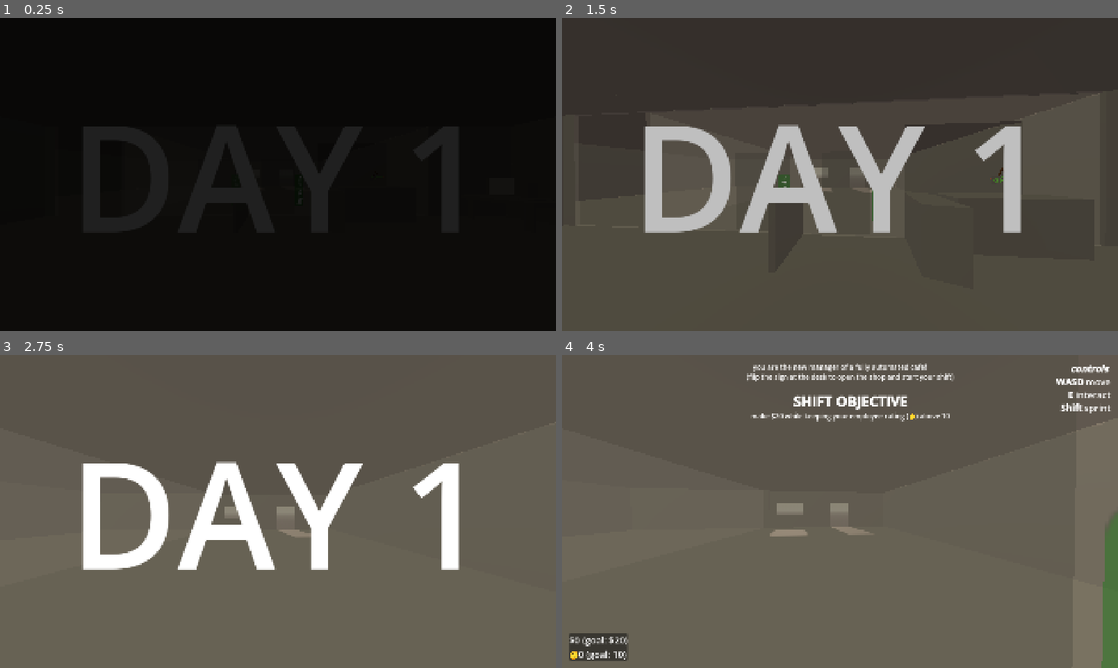
Above: before the commit, frames 1-4 (two rows, left to right).
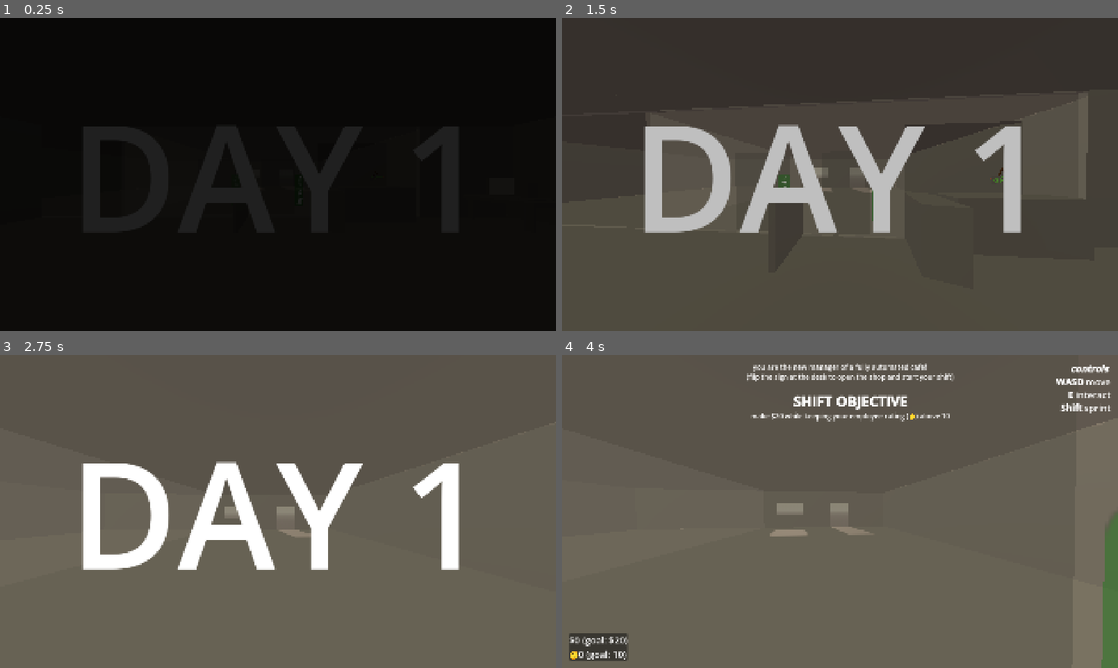
Above: after the commit, the same moments.

Repository: Sunday-Studio-Team/cafe
Game: Godot game, scene res://scene_switcher.tscn
Two runs of this game, one before a commit and one after it. Both use one fixed random seed, a clock stepped at 60 frames per second and the inputs below. The engine's default icon, where the game draws it, is replaced by a stand-in: a white triangle on a blue panel in a dark square.
Inputs (mouse positions are in pixels of both pictures, inside the frame that each line leads up to):
- Up to frame 1 (0.25 s): no input
- Up to frame 2 (1.5 s): move the mouse to (867, 174) at 0.52 s; hold E (interact) 0.53-1.28 s; hold W (move_forward) from 0.53 s (still down); move the mouse to (812, 174) at 1.27 s; tap E (interact) at 1.35 s
- Up to frame 3 (2.75 s): keep holding W (move_forward); move the mouse to (289, 505) at 2.02 s; hold Shift (sprint) from 2.03 s (still down); tap E (interact) at 2.3 s
- Up to frame 4 (4 s): keep holding W (move_forward); tap Enter at 2.75 s; move the mouse to (834, 517) at 2.77 s; release Shift (sprint) at 2.78 s; tap I at 2.85 s; tap E (interact) at 3.05 s; tap Space at 3.5 s; move the mouse to (878, 514) at 3.52 s; hold E (interact) from 3.53 s (still down)

The runs differ from the first frame. In frame 2, less than 0.1% of the frame differs, in the area x 0-97%, y 24-73%; in frame 3, less than 0.1%; in frame 4, less than 0.1%.

Commit message:
add 5th day
with 4th machine

Diff:
--- a/godot/autoloads/global.gd
+++ b/godot/autoloads/global.gd
@@ -61,7 +61,7 @@
 var bank_money := 0.0
 # this just defines the max day where we quit if we beat it
 # (instead of loading the next day)
-var final_day := 4
+var final_day := 5
 # rules (true = rule in effect) (these are toggled per-day in main.gd)
 var holding_ingredients_rule := false
 
--- a/godot/main.gd
+++ b/godot/main.gd
@@ -2,7 +2,9 @@
 
 @export var machines: Array[Machine]
 @export var cameras: Node3D
+# first machine on the left
 @export var side_machine: Machine
+@export var fourth_machine: Machine
 @export var customer_spawn_timer: Timer
 @export var customer_scene: PackedScene
 @export var spot_for_customer_entry: Marker3D
@@ -37,6 +39,7 @@
 	set_per_day_stuff()
 
 	# we have to set these manually here so if we reload the scene theyll reset
+	Global.holding_ingredients = false
 	Global.daily_profit = 0
 	Global.employee_rating = 0
 	# high values for debug
@@ -67,6 +70,8 @@
 		Stats.reset()
 	if Global.day >= 1:
 		game_timer.wait_time = 90
+		# since theres less happening in the first 'tutorial shift' we can make the machines
+		# more likely to break there to introduce that mechanic in a safe environment
 		Stats.current.chance_of_machine_breaking = 0.3
 		Stats.current.daily_profit_goal = 20
 		cameras.hide()
@@ -80,6 +85,9 @@
 		side_machine.show()
 	if Global.day >= 4:
 		Global.holding_ingredients_rule = true
+	if Global.day == 5:
+		machines.append(fourth_machine)
+		fourth_machine.show()
 
 
 func _on_customer_spawn_timer_timeout() -> void:
--- a/godot/main.tscn
+++ b/godot/main.tscn
@@ -77,12 +77,13 @@
 format = 3
 stereo = true
 
-[node name="Main" type="Node3D" unique_id=1806237155 node_paths=PackedStringArray("machines", "cameras", "side_machine", "customer_spawn_timer", "spot_for_custome …(122 unchanged characters)…
+[node name="Main" type="Node3D" unique_id=1806237155 node_paths=PackedStringArray("machines", "cameras", "side_machine", "fourth_machine", "customer_spawn_timer", "spot_for_custome …(122 unchanged characters)…
 process_mode = 1
 script = ExtResource("1_ig7tw")
 machines = [NodePath("Machines/Machine2"), NodePath("Machines/Machine3")]
 cameras = NodePath("SecurityCams")
 side_machine = NodePath("Machines/Machine")
+fourth_machine = NodePath("Machines/Machine4")
 customer_spawn_timer = NodePath("CustomerSpawnTimer")
 customer_scene = ExtResource("3_h2yge")
 spot_for_customer_entry = NodePath("CustomerEntrySpot")
@@ -162,14 +163,14 @@
 size = Vector3(15, 3, 9)
 
 [node name="Void" type="CSGBox3D" parent="Building/BackRoom" unique_id=703396434]
-transform = Transform3D(1, 0, 0, 0, 1, 0, 0, 0, 1, 0, 1.5, 0.05000019)
-operation = 2
-size = Vector3(14.9, 2.9, 9)
+transform = Transform3D(1, 0, 0, 0, 1, 0, 0, 0, 1, 0, 1.5, 0.03203392)
+operation = 2
+size = Vector3(14.9, 2.9, 8.9)
 
 [node name="Void2" type="CSGBox3D" parent="Building/BackRoom" unique_id=1398872124]
-transform = Transform3D(1, 0, 0, 0, 1, 0, 0, 0, 1, -1.1, 1.5, -4.4999995)
-operation = 2
-size = Vector3(12, 2.9, 0.1)
+transform = Transform3D(1, 0, 0, 0, 1, 0, 0, 0, 1, -1.5166847, 1.5, -4.4999995)
+operation = 2
+size = Vector3(12, 2.9, 0.2)
 material = SubResource("StandardMaterial3D_ig7tw")
 
 [node name="Door" type="CSGBox3D" parent="Building/BackRoom" unique_id=1245701505]
@@ -192,18 +193,28 @@
 transform = Transform3D(2.9802322e-08, 0, -1, 0, 1, 0, 1, 0, 2.9802322e-08, 2.9, 0.5, -4.1)
 size = Vector3(0.5, 1, 2)
 
+[node name="Door2" type="CSGBox3D" parent="Building/BackRoom" unique_id=608670982]
+transform = Transform3D(1, 0, 0, 0, 1, 0, 0, 0, 1, -4, 0.99999994, 4.5081425)
+operation = 2
+size = Vector3(1.5, 2, 0.1)
+
+[node name="Window" type="CSGBox3D" parent="Building/BackRoom" unique_id=692264008]
+transform = Transform3D(1, 0, 0, 0, 1, 0, 0, 0, 1, 4, 1.5, 4.6453276)
+operation = 2
+size = Vector3(1.75, 1, 0.5)
+
 [node name="BackRoom2" type="CSGCombiner3D" parent="Building" unique_id=2023654472]
 transform = Transform3D(-4.371139e-08, 0, -1, 0, 1, 0, 1, 0, -4.371139e-08, -9, 0, 3.0499997)
 use_collision = true
 
 [node name="Room" type="CSGBox3D" parent="Building/BackRoom2" unique_id=930105116]
-transform = Transform3D(1, 0, 0, 0, 1, 0, 0, 0, 1, 0, 1.5, 0)
-size = Vector3(15, 3, 9)
+transform = Transform3D(1, 0, 0, 0, 1, 0, 0, 0, 1, 4.4546285, 1.5, 0)
+size = Vector3(24, 3, 9)
 
 [node name="Void" type="CSGBox3D" parent="Building/BackRoom2" unique_id=59185805]
-transform = Transform3D(1, 0, 0, 0, 1, 0, 0, 0, 1, 0.099999905, 1.5, -0.05000019)
-operation = 2
-size = Vector3(14.9, 2.9, 9)
+transform = Transform3D(1, 0, 0, 0, 1, 0, 0, 0, 1, 4.4058976, 1.5, -0.05000019)
+operation = 2
+size = Vector3(23.9, 2.9, 9)
 
 [node name="StoreRoom" type="CSGCombiner3D" parent="Building" unique_id=1595009912]
 transform = Transform3D(1, 0, 0, 0, 1, 0, 0, 0, 1, -5.010478, 0, 16.887238)
@@ -269,6 +280,10 @@
 
 [node name="Machine3" parent="Machines" unique_id=1696794453 instance=ExtResource("2_0xm2m")]
 transform = Transform3D(1, 0, 0, 0, 1, 0, 0, 0, 1, 0, 0.1, 3.8)
+
+[node name="Machine4" parent="Machines" unique_id=979752853 instance=ExtResource("2_0xm2m")]
+transform = Transform3D(-4.371139e-08, 0, -1, 0, 1, 0, 1, 0, -4.371139e-08, -4.1, 0.1, -2.7000003)
+visible = false
 
 [node name="Window" parent="." unique_id=556547264 instance=ExtResource("4_272bh")]
 transform = Transform3D(1, 0, 0, 0, 1, 0, 0, 0, 1, 2.4912045, 0, 4)
@@ -346,7 +361,7 @@
 [node name="CollisionShape3D" type="CollisionShape3D" parent="ItemShelf/StaticBody3D" unique_id=613857087]
 shape = SubResource("BoxShape3D_getpj")
 
-[node name="UI" type="CanvasLayer" parent="." unique_id=1922 …(201 unchanged characters)… label", "objective", "rules_controls", "end_text", "money_sound", "gain_points_sound", "lose …(133 unchanged characters)…
+[node name="UI" type="CanvasLayer" parent="." unique_id=1922 …(201 unchanged characters)… label", "objective", "rules_controls", "money_sound", "gain_points_sound", "lose …(133 unchanged characters)…
 script = ExtResource("5_lquwl")
 profit_label = NodePath("MarginContainer/VBoxContainer/HBoxContainer2/PanelContainer/Scores/Money")
 customer_happiness_label = NodePath("MarginContainer/VBoxContainer/HBoxContainer2/PanelContainer/Scores/Customer")
@@ -358,7 +373,6 @@
 time_left_label = NodePath("MarginContainer/VBoxContainer/HBoxContainer2/PanelContainer2/TimeLeft")
 objective = NodePath("MarginContainer/Objective")
 rules_controls = NodePath("MarginContainer/VBoxContainer/HBoxContainer/ControlsRules")
-end_text = NodePath("")
 money_sound = NodePath("MoneySound")
 gain_points_sound = NodePath("GainPointsSound")
 lose_points_sound = NodePath("LosePointsSound")
--- a/godot/ui/pc/ui.gd
+++ b/godot/ui/pc/ui.gd
@@ -107,6 +107,14 @@
 			% [Global.float_to_price(Stats.current.daily_profit_goal), Stats.current.employee_rating_goal]
 		)
 		rules_controls.text += "\n- no taking ingredients from store room"
+	if Global.day == 5:
+		objective.text = (
+			"your boss has added another machine on the left side of the store
+
+			[b]SHIFT OBJECTIVE[/b]
+			make %s while keeping your employee rating (🙂) above %s"
+			% [Global.float_to_price(Stats.current.daily_profit_goal), Stats.current.employee_rating_goal]
+		)
 	if Global.day == Global.final_day:
 		objective.text += "\n[color=orange](this will be your final shift!)"
 
